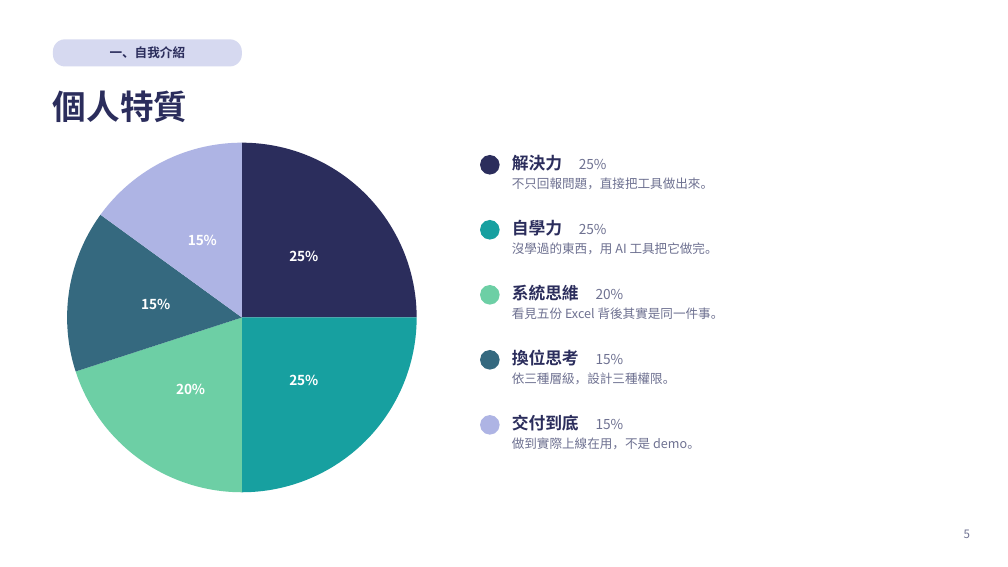
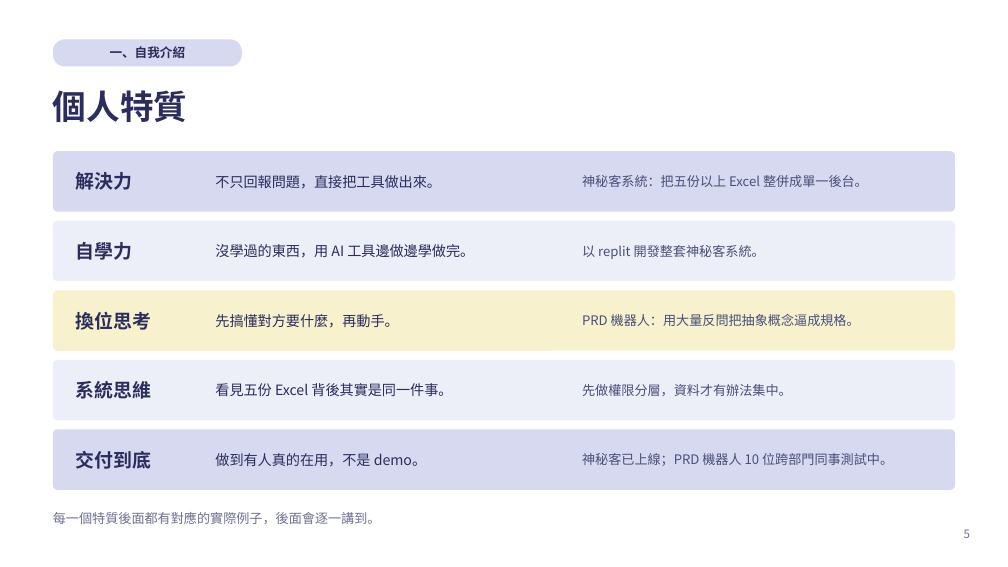
Before and after one commit to kirihuang-bit/freshman-report, a slide deck: slide 5 of 黃家朗新人報告.pptx. Drawn at 1008x567 pixels with LibreOffice and Linux fonts; fonts in the diff are those of the drawing. Boxes give left, top, right and bottom in pixels: in the first picture for what was removed or moved away, otherwise in the second. Text is boxed around its words. In the diff, an @@ line names an element or a change of style, - is before the commit and + after.

```diff
--- a/黃家朗新人報告.pptx
+++ b/黃家朗新人報告.pptx
@@ pie chart removed at [34,132,450,503] @@
-categories: 解決力, 自學力, 系統思維, 換位思考, 交付到底
-Series 1: 25, 25, 20, 15, 15
@@ rounded rectangle added at [53,151,955,212], fill #D6D9F0 @@
@@ text at [76,172,133,190]: text changed; size 16 to 18 pt @@
-解決力 25%
+解決力
@@ text "不只回報問題，直接把工具做出來。": place and size @@
-text "不只回報問題，直接把工具做出來。" at [512,177,713,189]
+text "不只回報問題，直接把工具做出來。" at [215,175,441,189]
@@ text "不只回報問題，直接把工具做出來。" at [215,175,441,189]: size 12 to 13.5 pt, text colour #6E7191 to #2B2D5C; vertical alignment top to middle @@
@@ ellipse removed at [480,155,500,175] @@
@@ text added at [582,175,868,187], 12.5 pt, text #4A4F7A @@
+神秘客系統：把五份以上 Excel 整併成單一後台。
@@ rounded rectangle added at [53,221,955,281], fill #ECEEF8 @@
@@ text "沒學過的東西，用 AI 工具邊做邊學做完。" at [215,244,474,258]: vertical alignment top to middle @@
@@ ellipse removed at [480,220,500,240] @@
@@ text at [76,242,133,260]: text changed; size 16 to 18 pt @@
-自學力 25%
+自學力
@@ text at [215,244,474,258]: text changed; size 12 to 13.5 pt; text colour #6E7191 to #2B2D5C @@
-沒學過的東西，用 AI 工具把它做完。
+沒學過的東西，用 AI 工具邊做邊學做完。
@@ text added at [582,245,765,259], 12.5 pt, text #4A4F7A @@
+以 replit 開發整套神秘客系統。
@@ rounded rectangle added at [53,290,955,351], fill #F7F1CE @@
@@ ellipse removed at [480,285,500,305] @@
@@ text at [76,312,152,330]: text changed; size 16 to 18 pt @@
-換位思考 15%
+換位思考
@@ text added at [215,314,398,328], 13.5 pt, text #2B2D5C @@
+先搞懂對方要什麼，再動手。
@@ text added at [582,314,860,326], 12.5 pt, text #4A4F7A @@
+PRD 機器人：用大量反問把抽象概念逼成規格。
@@ ellipse removed at [480,350,500,370] @@
@@ rounded rectangle added at [53,360,955,420], fill #ECEEF8 @@
@@ text at [76,381,152,399]: text changed; size 16 to 18 pt @@
-系統思維 20%
+系統思維
@@ text "看見五份 Excel 背後其實是同一件事。" at [215,383,452,396]: size 12 to 13.5 pt, text colour #6E7191 to #2B2D5C; vertical alignment top to middle @@
@@ text "看見五份 Excel 背後其實是同一件事。": place and size @@
-text "看見五份 Excel 背後其實是同一件事。" at [512,307,724,319]
+text "看見五份 Excel 背後其實是同一件事。" at [215,383,452,396]
@@ text removed at [512,372,676,384] @@
-依三種層級，設計三種權限。
@@ text added at [582,384,792,396], 12.5 pt, text #4A4F7A @@
+先做權限分層，資料才有辦法集中。
@@ ellipse removed at [480,415,500,435] @@
@@ rounded rectangle added at [53,430,955,490], fill #D6D9F0 @@
@@ text "做到有人真的在用，不是 demo。" at [215,453,426,467]: vertical alignment top to middle @@
@@ text at [76,451,152,469]: text changed; size 16 to 18 pt @@
-交付到底 15%
+交付到底
@@ text at [215,453,426,467]: text changed; size 12 to 13.5 pt; text colour #6E7191 to #2B2D5C @@
-做到實際上線在用，不是 demo。
+做到有人真的在用，不是 demo。
@@ text added at [582,453,893,466], 12.5 pt, text #4A4F7A @@
+神秘客已上線；PRD 機器人 10 位跨部門同事測試中。
@@ text added at [53,512,381,524], 12.5 pt, text #6E7191 @@
+每一個特質後面都有對應的實際例子，後面會逐一講到。
```
Also in this commit, not shown: 18 other slides changed, 4 slides added, 1 slide removed, 4 other files.
